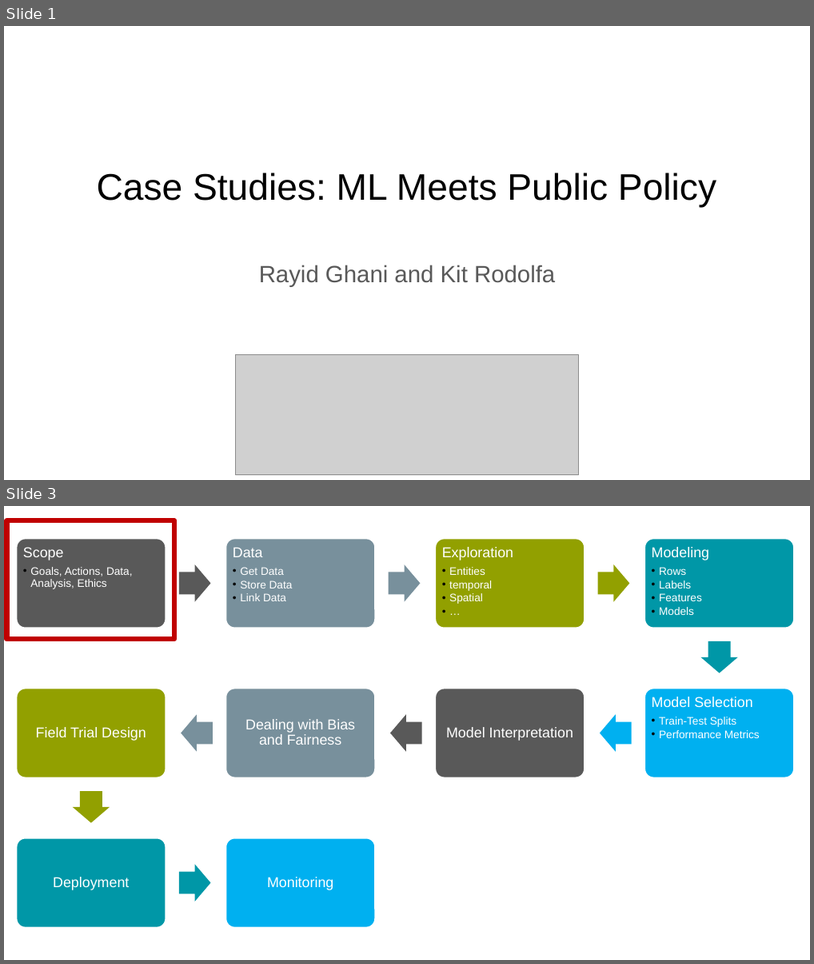
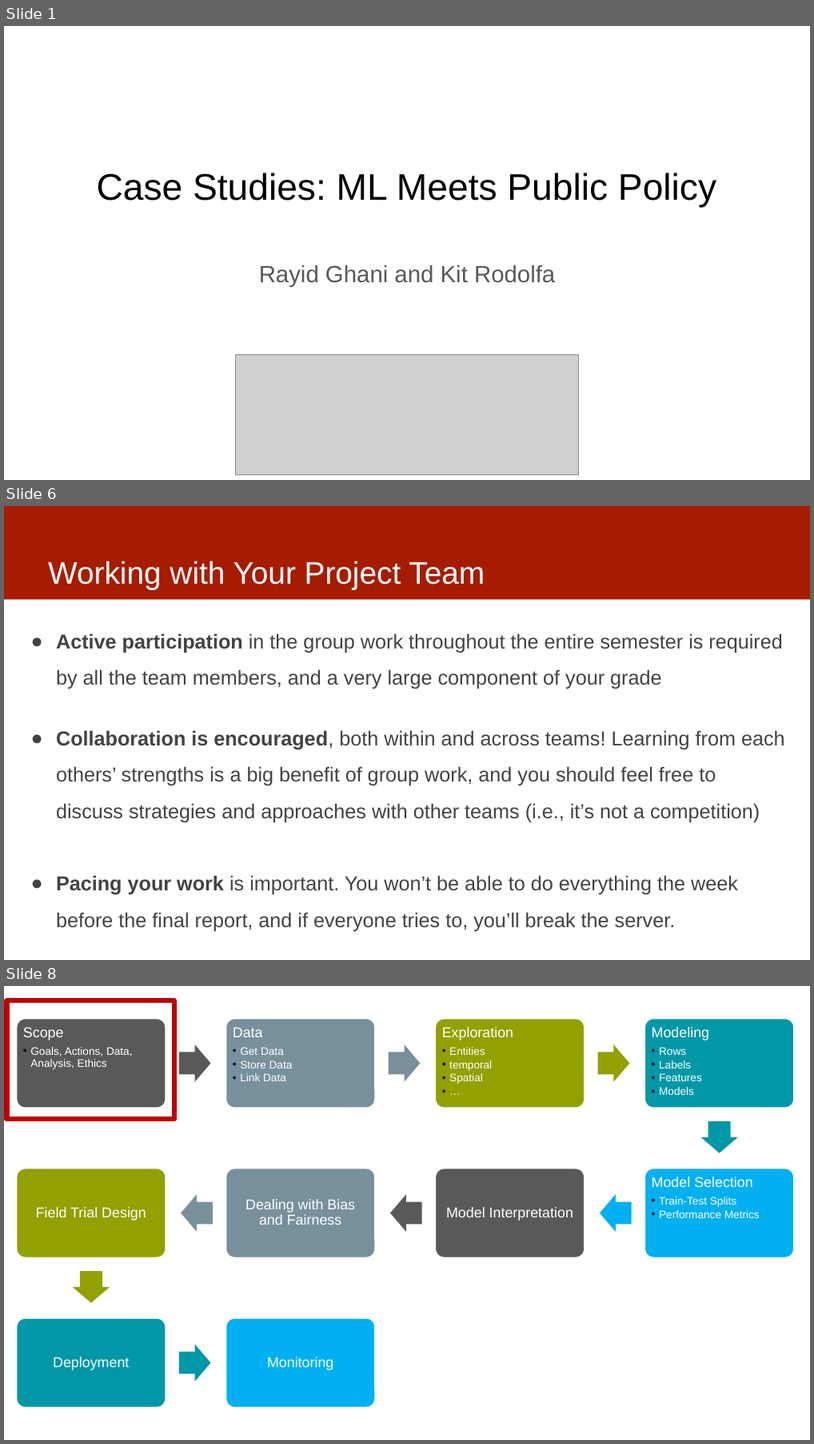
Before and after one commit to dssg/mlforpublicpolicylab, a slide deck: Lectures/03-casestudies.pptx. Shown one above the other, each under a label of ours: slides 1 and 3 before the commit, slides 1, 6 and 8 after it; the slides between them are not shown. The pictures are 814x964 and 814x1444 pixels, drawn with LibreOffice and Linux fonts; fonts in the diff are those of the drawing; grey boxes stand for pictures. Boxes give left, top, right and bottom in pixels: in the first picture for what was removed or moved away, otherwise in the second. Text is boxed around its words. In the diff, an @@ line names an element or a change of style, - is before the commit and + after.

```diff
--- a/Lectures/03-casestudies.pptx
+++ b/Lectures/03-casestudies.pptx
@@ slide 6 added at (x1=4, y1=506, x2=810, y2=960), background #FFFFFF @@
@@ rectangle added at (x1=4, y1=506, x2=810, y2=599), fill #A61C00 @@
@@ title added at (x1=48, y1=561, x2=485, y2=590), 37 pt, text #FFFFFF @@
+Working with Your Project Team
@@ text added at (x1=56, y1=633, x2=786, y2=931), 24 pt, text #434343 @@
+● Active participation in the group work throughout the entire semester is required by all the team members, and a very large component of your grade
+● Collaboration is encouraged, both within and across teams! Learning from each others’ strengths is a big benefit of group work, and you should feel free to discuss strategies and approaches with other teams (i.e., it’s not a competition)
+● Pacing your work is important. You won’t be able to do everything the week before the final report, and if everyone tries to, you’ll break the server.
@@ what was slide 3 is now slide 8 @@
```
Also in this commit, not shown: 2 slides changed, 7 other slides added.
